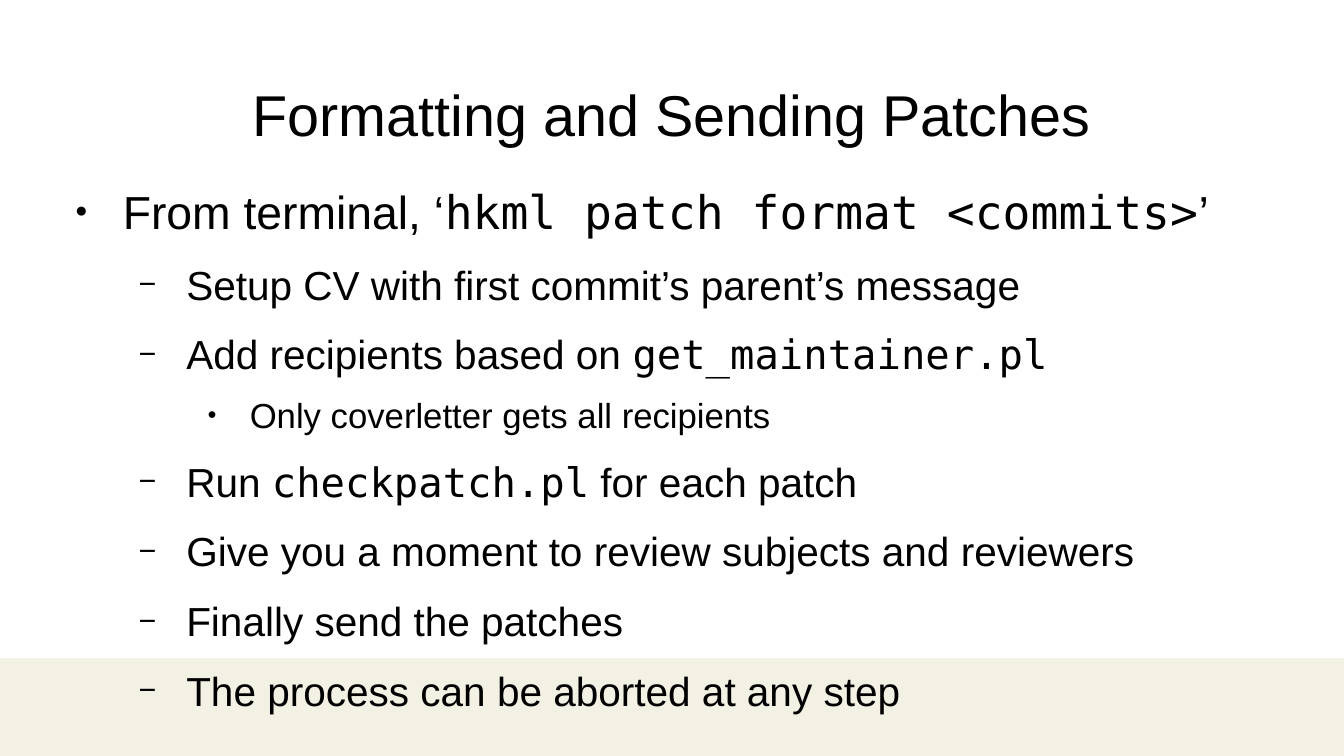
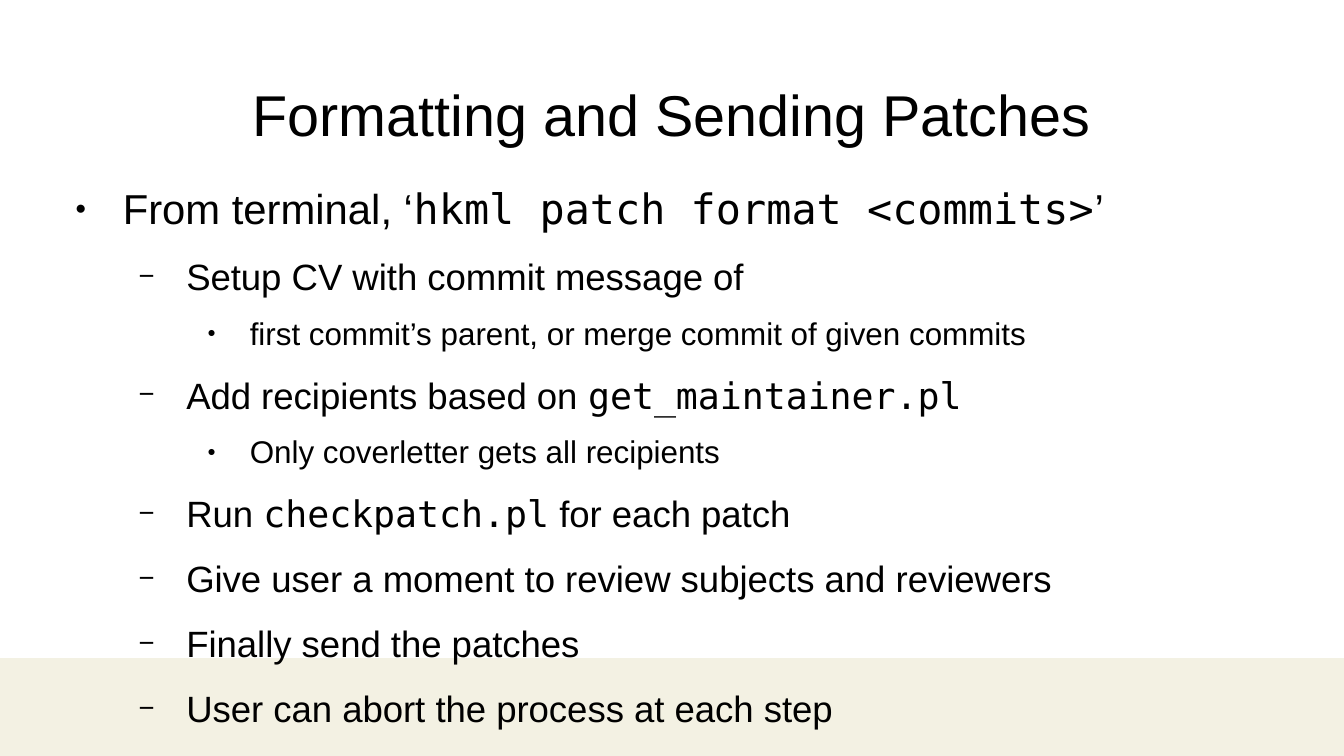
Before and after one commit to damonitor/talks, a slide deck: slide 26 of 2025/ossjp/hkml_ossjp25.odp (slide 25 before the commit). Drawn at 1344x756 pixels with LibreOffice and Linux fonts; fonts in the diff are those of the drawing; background and template pictures are left out. Boxes give left, top, right and bottom in pixels: in the first picture for what was removed or moved away, otherwise in the second. Text is boxed around its words. In the diff, an @@ line names an element or a change of style, - is before the commit and + after.

```diff
--- a/2025/ossjp/hkml_ossjp25.odp
+++ b/2025/ossjp/hkml_ossjp25.odp
@@ text at <box>123,192,1104,665</box>: size 24.8 to 22.4 pt in "From terminal, ‘hkml patch format <commits>’"; size 21.7 to 19.6 pt in "Add recipients based on get_maintainer.pl", "Run checkpatch.pl for each patch", "Finally send the patches"; size 18.6 to 16.8 pt in "Only coverletter gets all recipients" @@
@@ text at <box>186,263,1026,351</box>: text changed; size 21.7 to 16.8 pt @@
-  − Setup CV with first commit’s parent’s message
+  − Setup CV with commit message of
+    ● first commit’s parent, or merge commit of given commits
@@ text at <box>186,565,1052,600</box>: text changed; size 21.7 to 19.6 pt @@
-  − Give you a moment to review subjects and reviewers
+  − Give user a moment to review subjects and reviewers
@@ text at <box>186,695,833,730</box>: text changed; size 21.7 to 19.6 pt @@
-  − The process can be aborted at any step
+  − User can abort the process at each step
```
Also in this commit, not shown: 18 other slides changed, 3 slides added, 4 slides removed, 1 other file.
